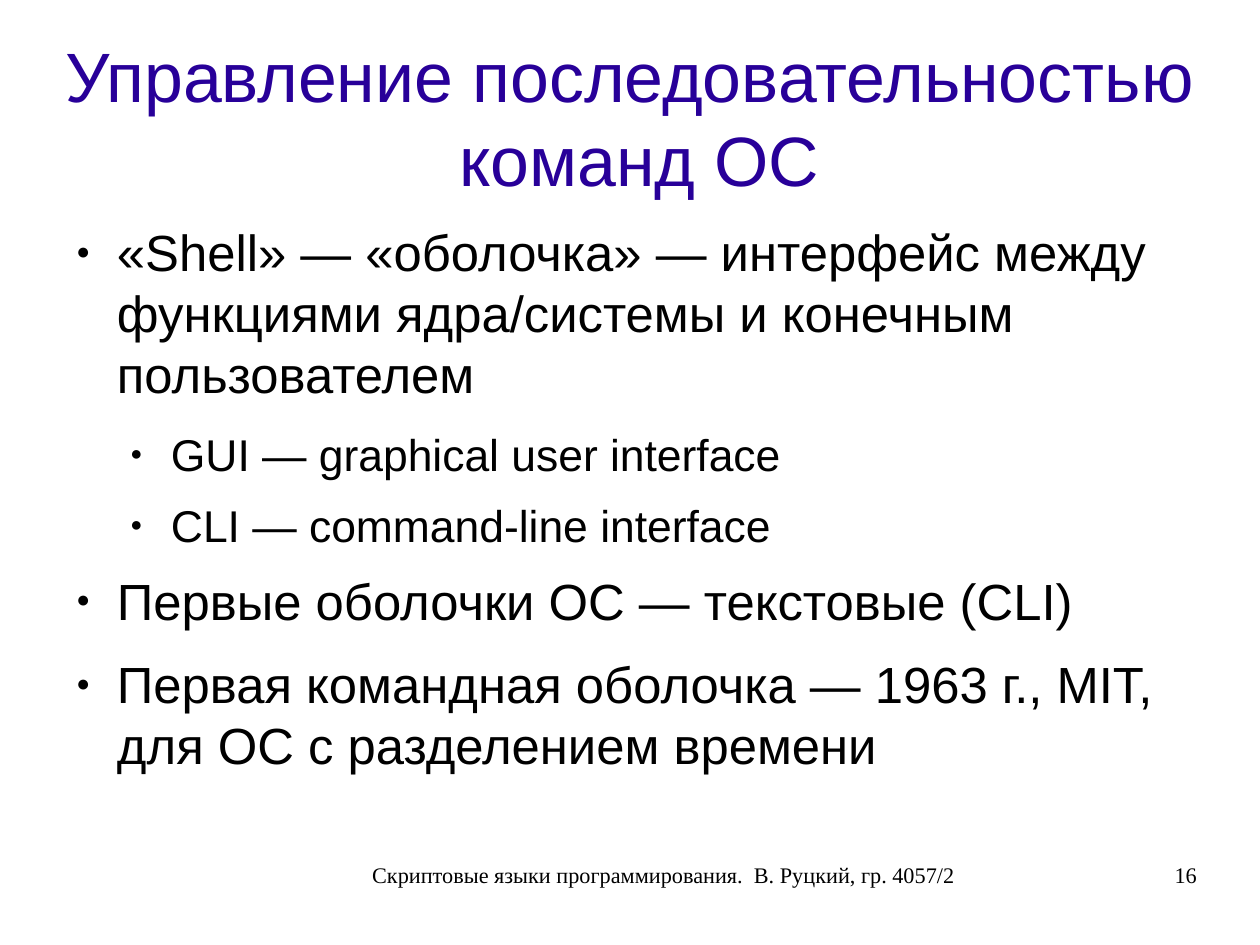
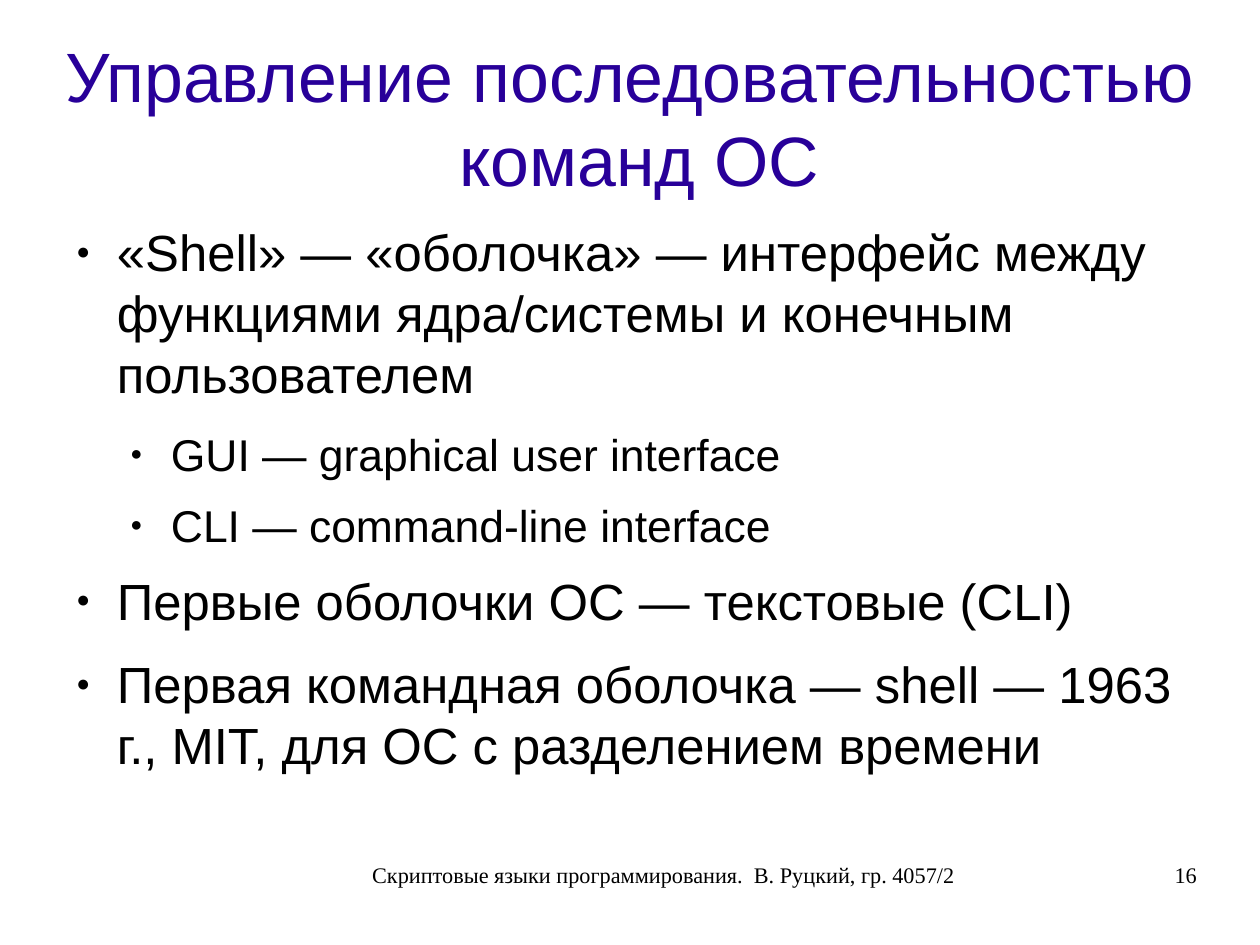
Before and after one commit to rutsky/semester07, a slide deck: slide 16 of Operation_systems/scripting_languages/40572_Rutsky_Scripting_languages.odp. Drawn at 1260x945 pixels with LibreOffice and Linux fonts; fonts in the diff are those of the drawing. Boxes give left, top, right and bottom in pixels: in the first picture for what was removed or moved away, otherwise in the second. Text is boxed around its words. In the diff, an @@ line names an element or a change of style, - is before the commit and + after.

```diff
--- a/Operation_systems/scripting_languages/40572_Rutsky_Scripting_languages.odp
+++ b/Operation_systems/scripting_languages/40572_Rutsky_Scripting_languages.odp
@@ text at [117,666,1171,775]: text changed @@
-● Первая командная оболочка — 1963 г., MIT, для ОС с разделением времени
+● Первая командная оболочка — shell — 1963 г., MIT, для ОС с разделением времени
```
Also in this commit, not shown: 3 other slides changed, 1 slide removed, 2 other files.
